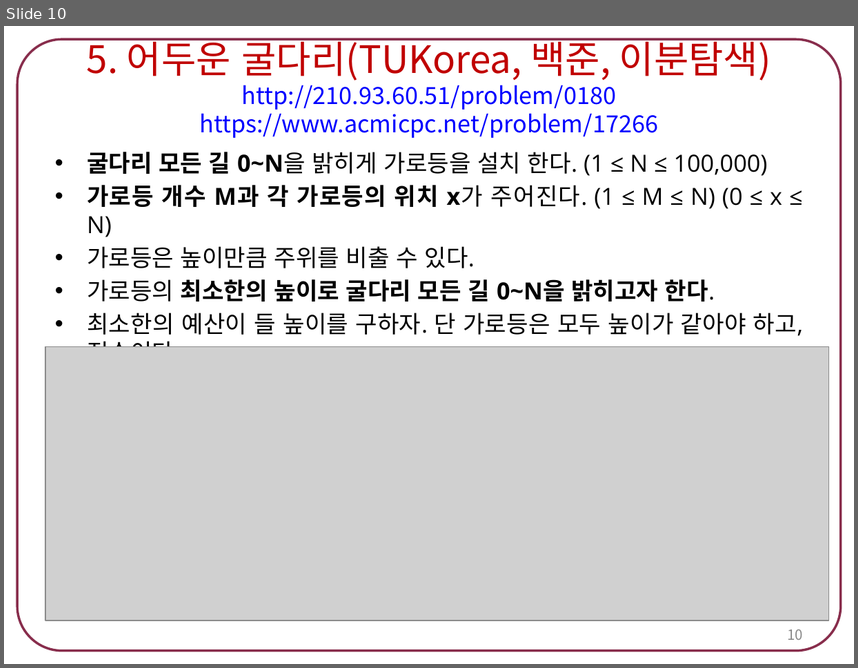
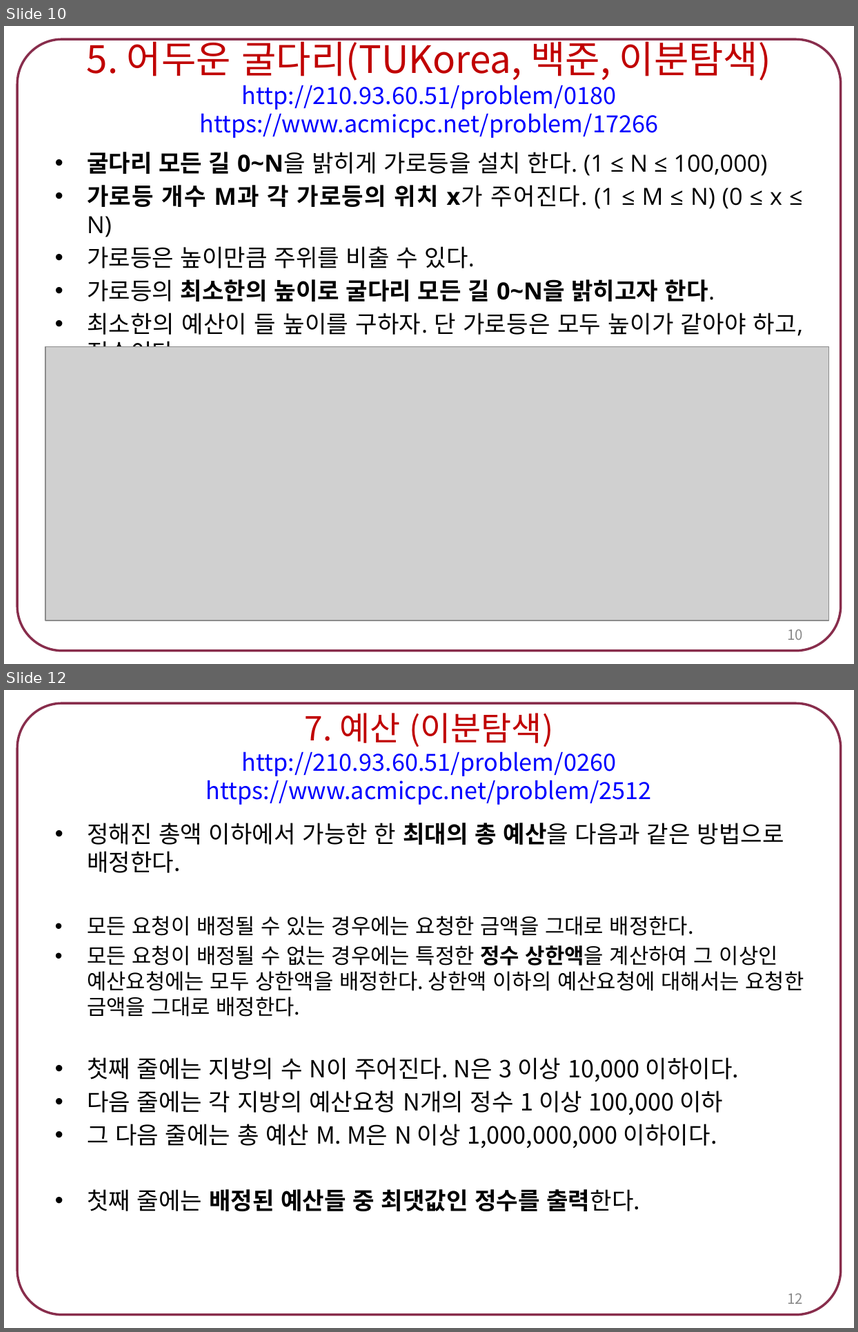
Before and after one commit to chaeeun-dev/CodingTest, a slide deck: 문제해결프로그래밍_숙제/숙제5. 이진탐색 알고리즘.pptx. Shown one above the other, each under a label of ours: slide 10 before the commit, slides 10 and 12 after it; the slides between them are not shown. The pictures are 858x668 and 858x1332 pixels, drawn with LibreOffice and Linux fonts; fonts in the diff are those of the drawing; grey boxes stand for pictures. Boxes give left, top, right and bottom in pixels: in the first picture for what was removed or moved away, otherwise in the second. Text is boxed around its words. In the diff, an @@ line names an element or a change of style, - is before the commit and + after.

```diff
--- a/문제해결프로그래밍_숙제/숙제5. 이진탐색 알고리즘.pptx
+++ b/문제해결프로그래밍_숙제/숙제5. 이진탐색 알고리즘.pptx
@@ slide 12 added at (4,690,854,1328), background #FFFFFF; not listed: 1 template element that a slide beside it also shows @@
@@ title added at (206,713,652,805), 20 pt, text #0000FF @@
+7. 예산 (이분탐색)
+http://210.93.60.51/problem/0260
+https://www.acmicpc.net/problem/2512
@@ text added at (87,822,804,1211), 20 pt, text #000000 @@
+• 정해진 총액 이하에서 가능한 한 최대의 총 예산을 다음과 같은 방법으로 배정한다.
+• 모든 요청이 배정될 수 있는 경우에는 요청한 금액을 그대로 배정한다.
+• 모든 요청이 배정될 수 없는 경우에는 특정한 정수 상한액을 계산하여 그 이상인 예산요청에는 모두 상한액을 배정한다. 상한액 이하의 예산요청에 대해서는 요청한 금액을 그대로 배정한다.
+• 첫째 줄에는 지방의 수 N이 주어진다. N은 3 이상 10,000 이하이다.
+• 다음 줄에는 각 지방의 예산요청 N개의 정수 1 이상 100,000 이하
+• 그 다음 줄에는 총 예산 M. M은 N 이상 1,000,000,000 이하이다.
+• 첫째 줄에는 배정된 예산들 중 최댓값인 정수를 출력한다.
@@ page number added at (787,1293,803,1303), 12 pt, text #898989 @@
+12
```
Also in this commit, not shown: 1 other slide added, 6 other files.
